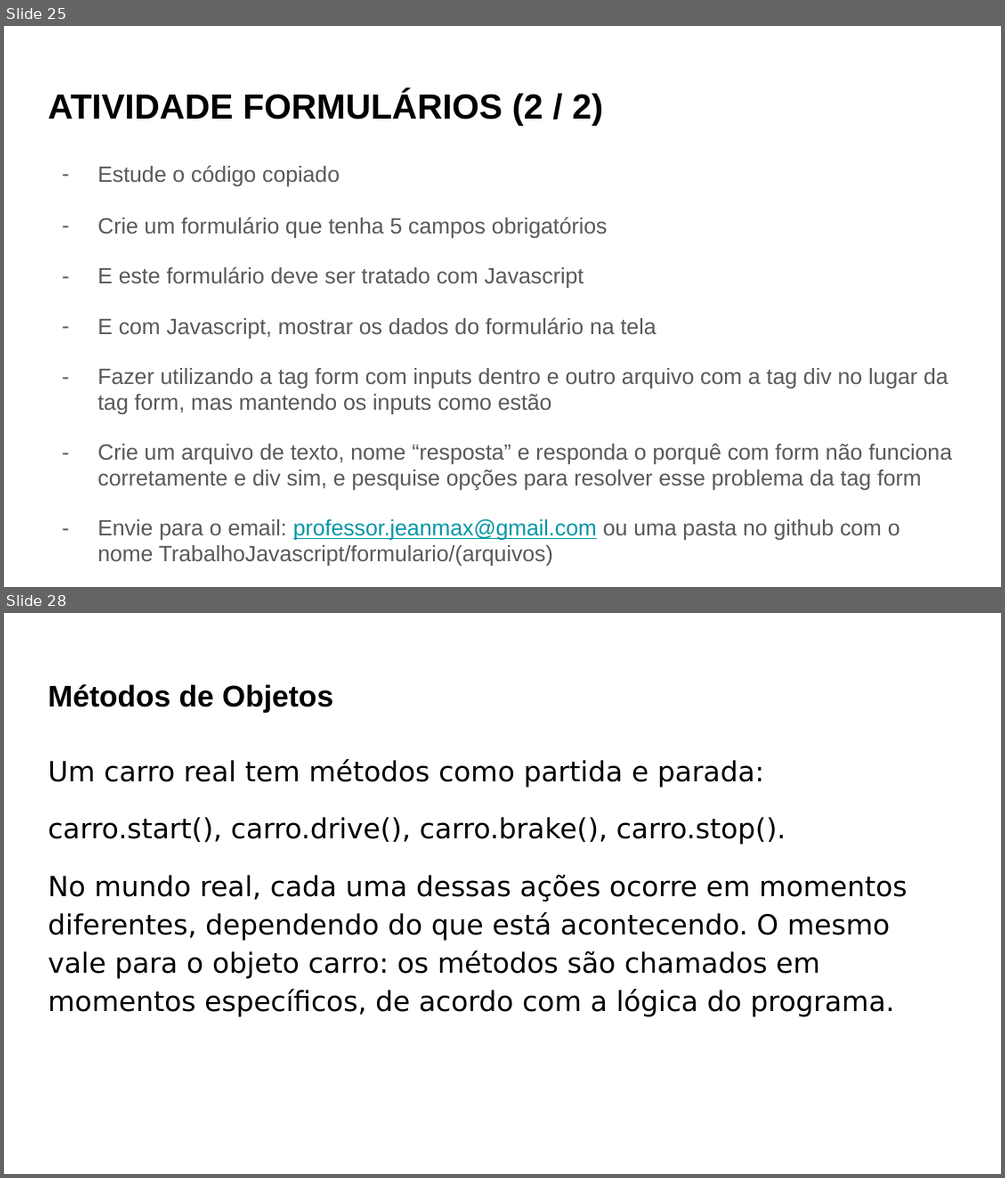
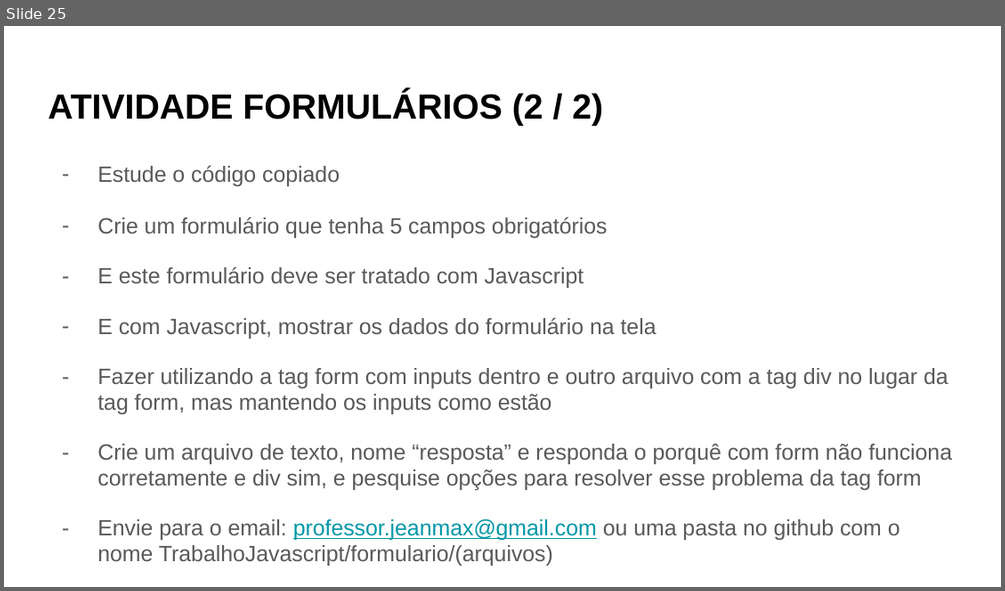
Before and after one commit to ProfessorJeanMax/Senac-Turma-5933, a slide deck: Slides/Javascript/Javascript.pptx. Shown one above the other, each under a label of ours: slides 25 and 28 before the commit, slide 25 after it; the slides between them are not shown. The pictures are 1005x1178 and 1005x591 pixels, drawn with LibreOffice and Linux fonts; fonts in the diff are those of the drawing. Boxes give left, top, right and bottom in pixels: in the first picture for what was removed or moved away, otherwise in the second. Text is boxed around its words. In the diff, an @@ line names an element or a change of style, - is before the commit and + after.

```diff
--- a/Slides/Javascript/Javascript.pptx
+++ b/Slides/Javascript/Javascript.pptx
@@ slide 28 removed at [4, 613, 1001, 1174], background #FFFFFF @@
@@ title removed at [48, 684, 333, 712] @@
-Métodos de Objetos
@@ text removed at [48, 759, 906, 1016] @@
-Um carro real tem métodos como partida e parada:
-carro.start(), carro.drive(), carro.brake(), carro.stop().
-No mundo real, cada uma dessas ações ocorre em momentos diferentes, dependendo do que está acontecendo. O mesmo vale para o objeto carro: os métodos são chamados em momentos específicos, de acordo com a lógica do programa.
```
Also in this commit, not shown: 6 other slides removed, 2 other files.
